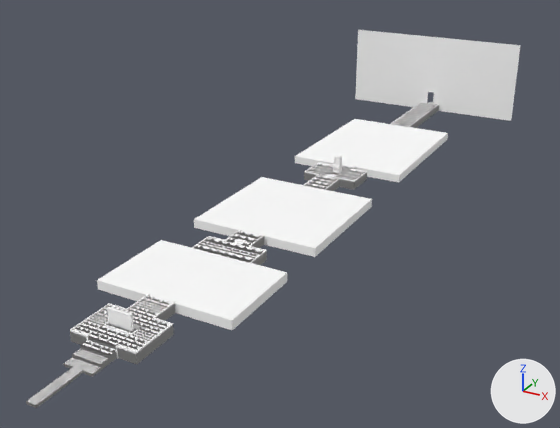
A saved change to the glTF model static/obj/level_01/level01_07.glb.
Before and after are seen from a 50 mm lens placed at (38.8, -52.3, 36.1), pointed at (-1.7, 21.2, -0.7). Arrows for +X, +Y and +Z are at lower right; the lights stay in place. Where no turn or scale is listed for an object, it has been applied to the vertices.

The first picture shows 'model_walll', 'zone_floor', 'zone_treadmill', 'zone_treadmill_1', 'zone_treadmill_10', 'zone_treadmill_2', 'zone_treadmill_3', 'zone_treadmill_4', 'zone_treadmill_5', 'zone_treadmill_6', 'zone_treadmill_7', 'zone_treadmill_9'.
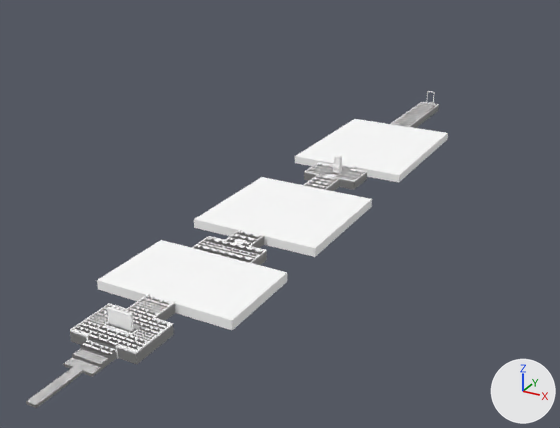
The newer file is also turned or shifted as a whole; pictures and numbers use the older file's frame.

What the commit changed:
Object 'model_walll' (ob_model_walll) is deleted.

Changed parts and their boxes [x1, y1, x2, y2] in the pictures (560 x 428 px):
'model_walll', deleted
    before: [355, 30, 521, 121]
